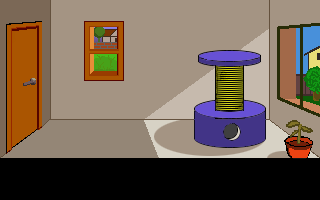
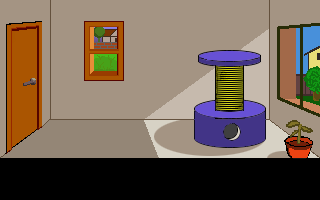
Layer changes from the first 320×200 image to the second:
hid "door_leftr_open" over [0, 0, 50, 157]
